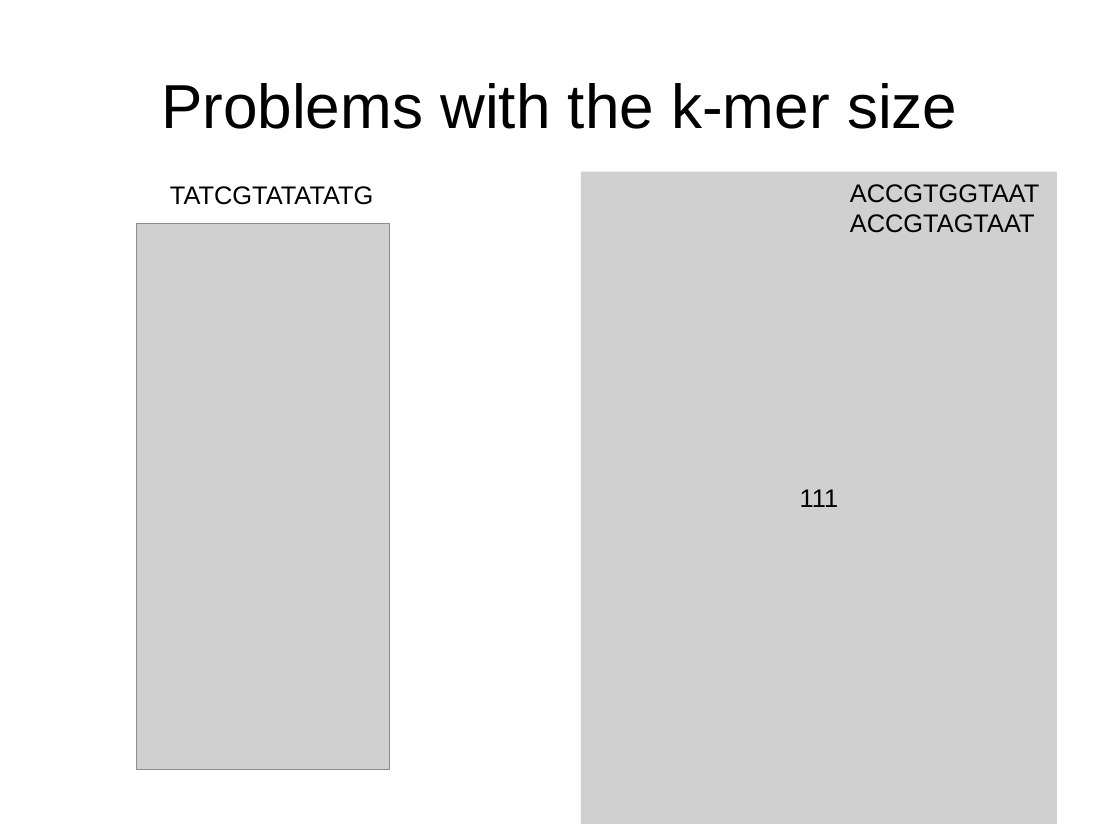
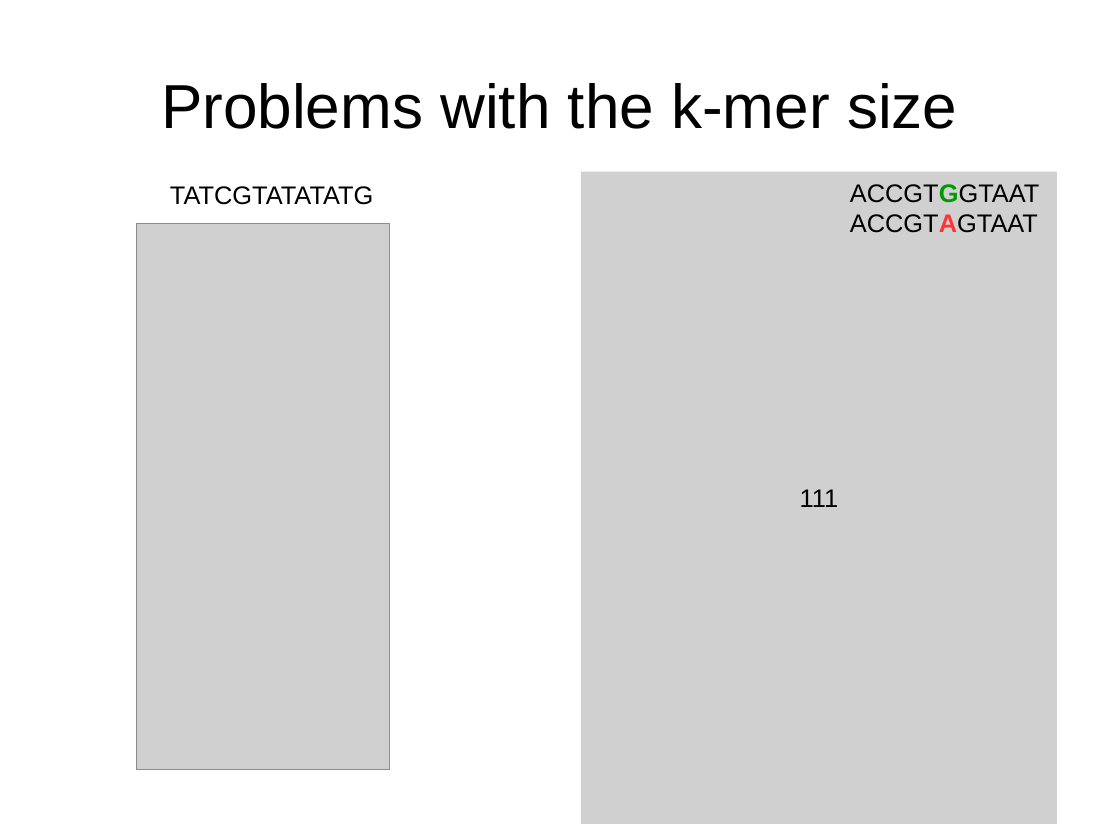
Before and after one commit to MartinDrab/Genetics, a slide deck: slide 5 of ppt/obhajoba/obhajoba.odp. Drawn at 1120x840 pixels with LibreOffice and Linux fonts; fonts in the diff are those of the drawing; grey boxes stand for pictures. Boxes give left, top, right and bottom in pixels: in the first picture for what was removed or moved away, otherwise in the second. Text is boxed around its words. In the diff, an @@ line names an element or a change of style, - is before the commit and + after.

```diff
--- a/ppt/obhajoba/obhajoba.odp
+++ b/ppt/obhajoba/obhajoba.odp
@@ text "ACCGTGGTAAT" at bbox=[850, 184, 1039, 233]: text colour #000000 to #009900 in "ACCGTGGTAAT"; bold on in "ACCGTGGTAAT", "ACCGTAGTAAT"; text colour #000000 to #FF3333 in "ACCGTAGTAAT" @@
```
Also in this commit, not shown: 2 other slides changed, 2 other files.
